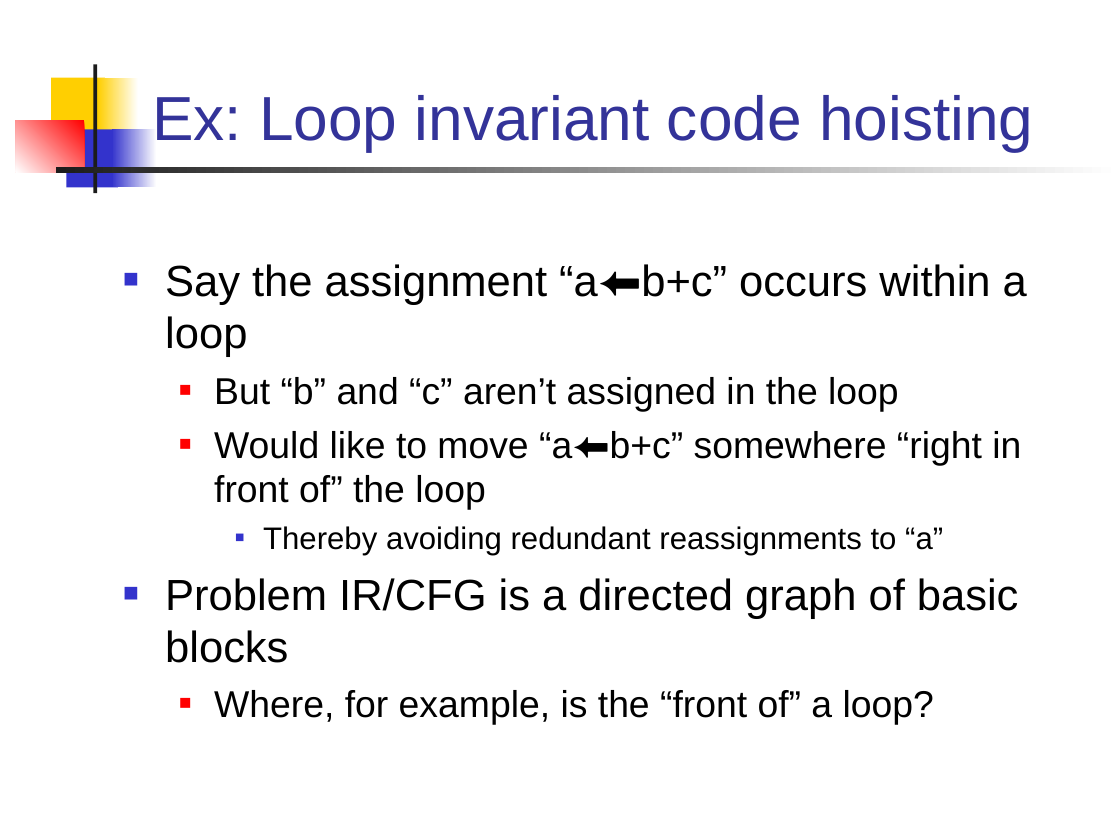
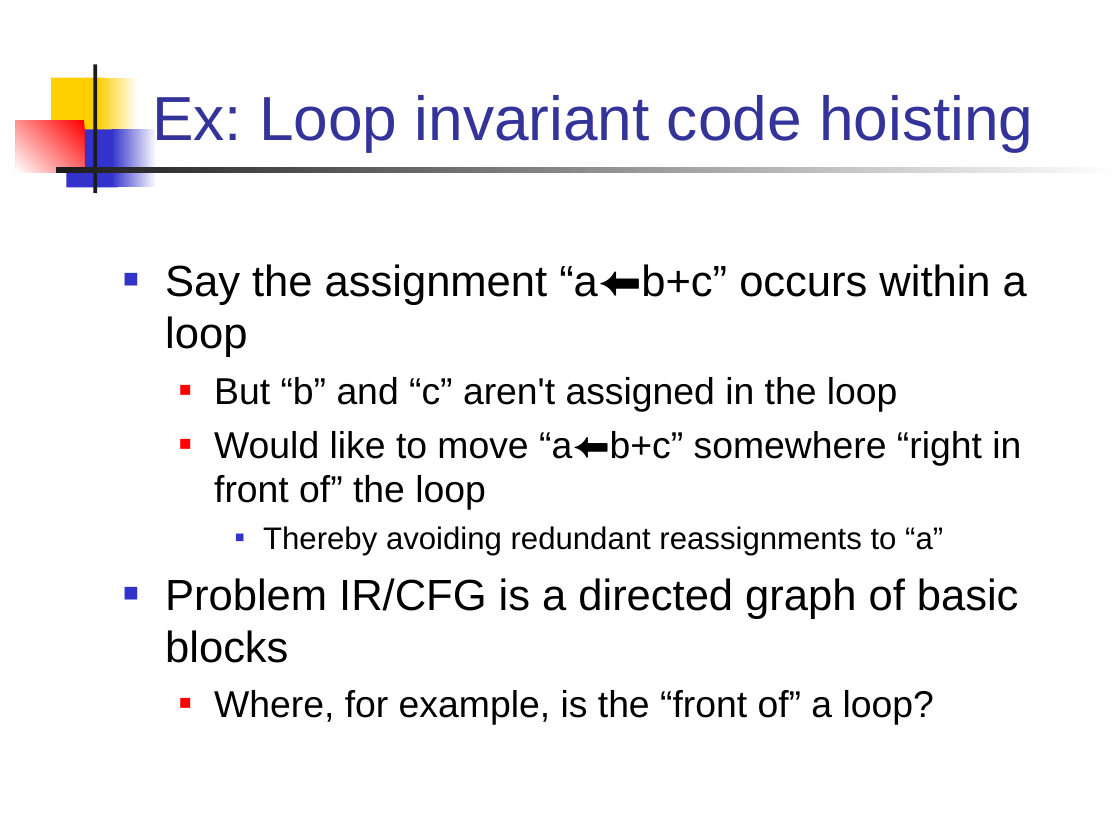
Before and after one commit to harrisonwl/harrisonwl.github.io, a slide deck: slide 4 of assets/courses/compilers/spring2017/slides/LoopOptimizations.ppt. Drawn at 1120x840 pixels with LibreOffice and Linux fonts; fonts in the diff are those of the drawing. Boxes give left, top, right and bottom in pixels: in the first picture for what was removed or moved away, otherwise in the second. Text is boxed around its words. In the diff, an @@ line names an element or a change of style, - is before the commit and + after.

```diff
--- a/assets/courses/compilers/spring2017/slides/LoopOptimizations.ppt
+++ b/assets/courses/compilers/spring2017/slides/LoopOptimizations.ppt
@@ text at [214,377,898,411]: text changed @@
-  ■ But “b” and “c” aren’t assigned in the loop
+  ■ But “b” and “c” aren't assigned in the loop
```
Also in this commit, not shown: 9 other slides changed, 3 other files.
